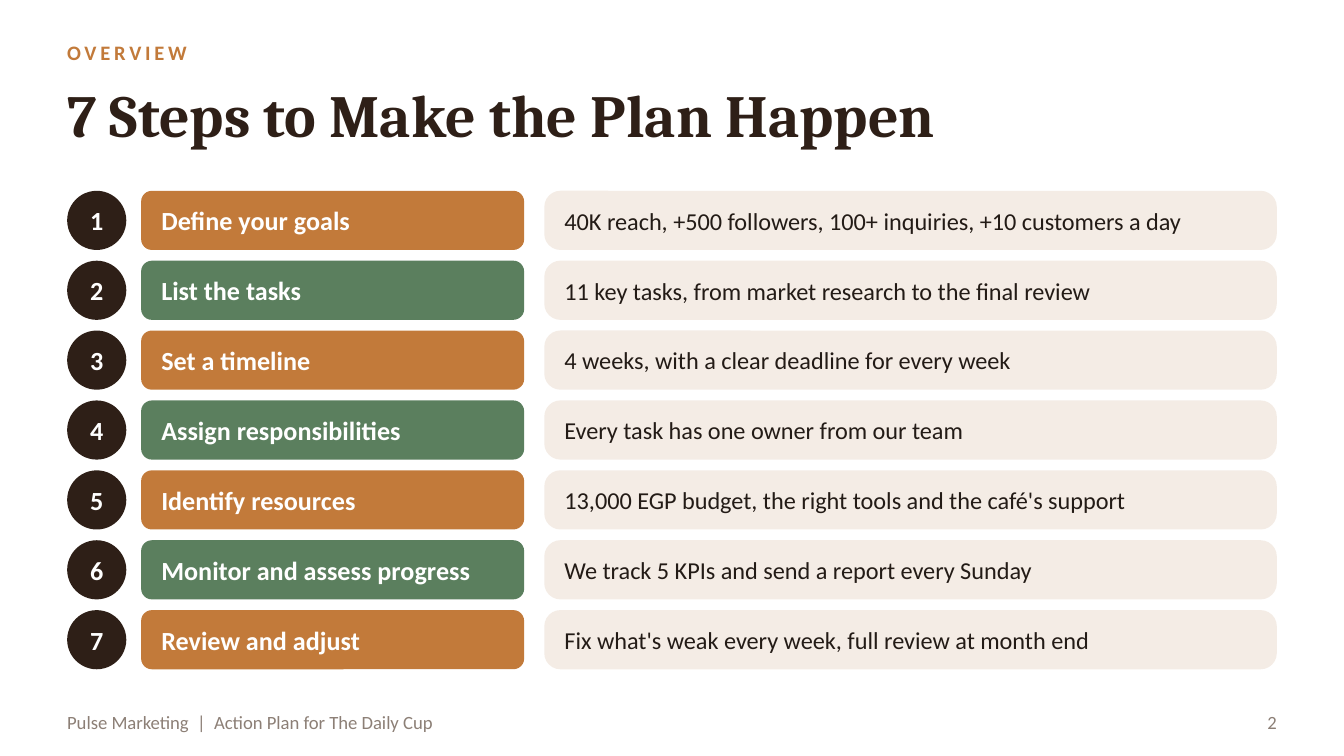
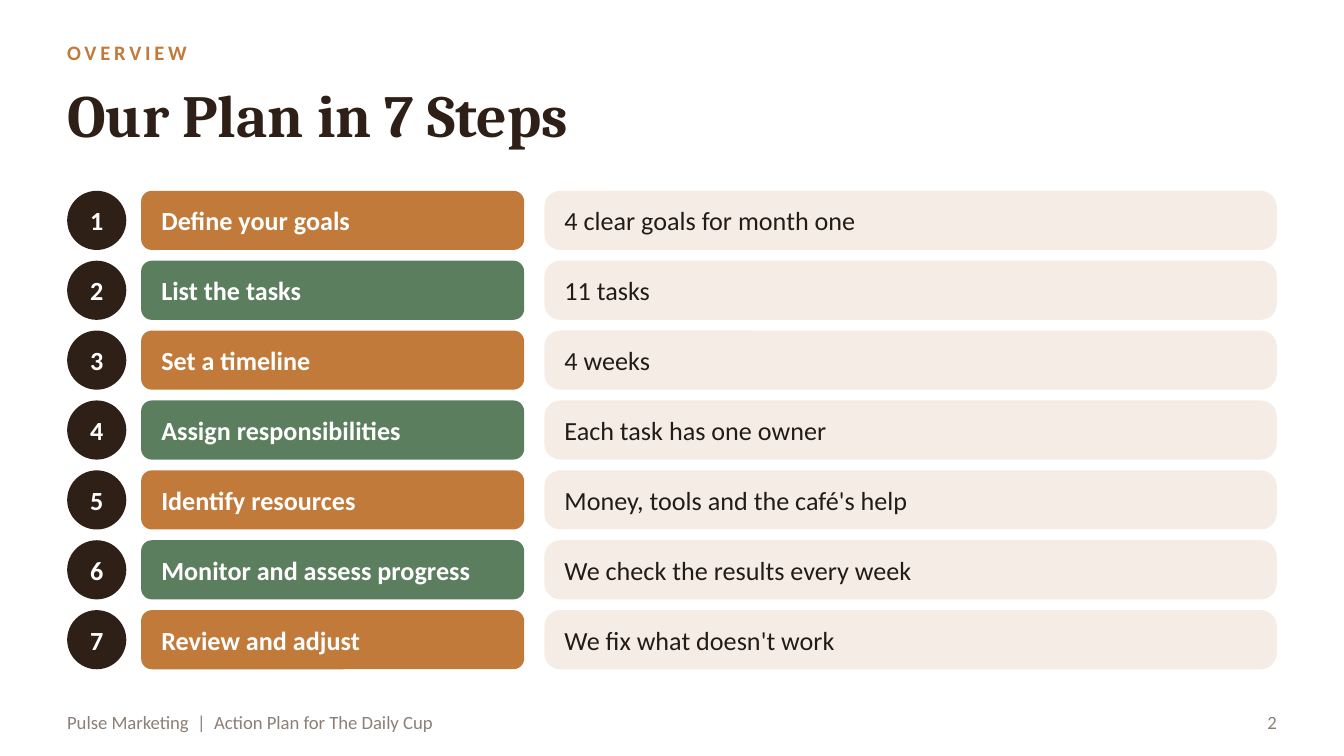
Before and after one commit to RahmaOshba/RahmaOshba, a slide deck: slide 2 of The_Daily_Cup_Action_Plan.pptx. Drawn at 1344x756 pixels with LibreOffice and Linux fonts; fonts in the diff are those of the drawing. Boxes give left, top, right and bottom in pixels: in the first picture for what was removed or moved away, otherwise in the second. Text is boxed around its words. In the diff, an @@ line names an element or a change of style, - is before the commit and + after.

```diff
--- a/The_Daily_Cup_Action_Plan.pptx
+++ b/The_Daily_Cup_Action_Plan.pptx
@@ title at (67, 95, 568, 150): text changed @@
-7 Steps to Make the Plan Happen
+Our Plan in 7 Steps
@@ text at (564, 212, 855, 235): text changed; size 13 to 14 pt @@
-40K reach, +500 followers, 100+ inquiries, +10 customers a day
+4 clear goals for month one
@@ text at (564, 282, 650, 300): text changed; size 13 to 14 pt @@
-11 key tasks, from market research to the final review
+11 tasks
@@ text at (564, 352, 650, 370): text changed; size 13 to 14 pt @@
-4 weeks, with a clear deadline for every week
+4 weeks
@@ text at (564, 422, 826, 440): text changed; size 13 to 14 pt @@
-Every task has one owner from our team
+Each task has one owner
@@ text at (564, 492, 907, 515): text changed; size 13 to 14 pt @@
-13,000 EGP budget, the right tools and the café's support
+Money, tools and the café's help
@@ text at (564, 562, 911, 585): text changed; size 13 to 14 pt @@
-We track 5 KPIs and send a report every Sunday
+We check the results every week
@@ text at (564, 632, 834, 650): text changed; size 13 to 14 pt @@
-Fix what's weak every week, full review at month end
+We fix what doesn't work
```
Also in this commit, not shown: 10 other slides changed, 1 other file.
